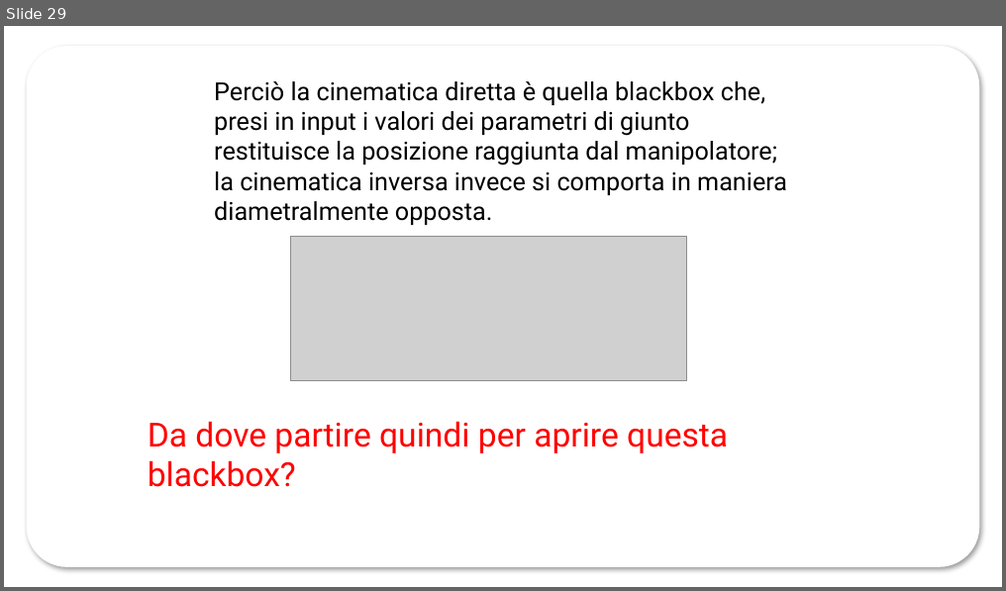
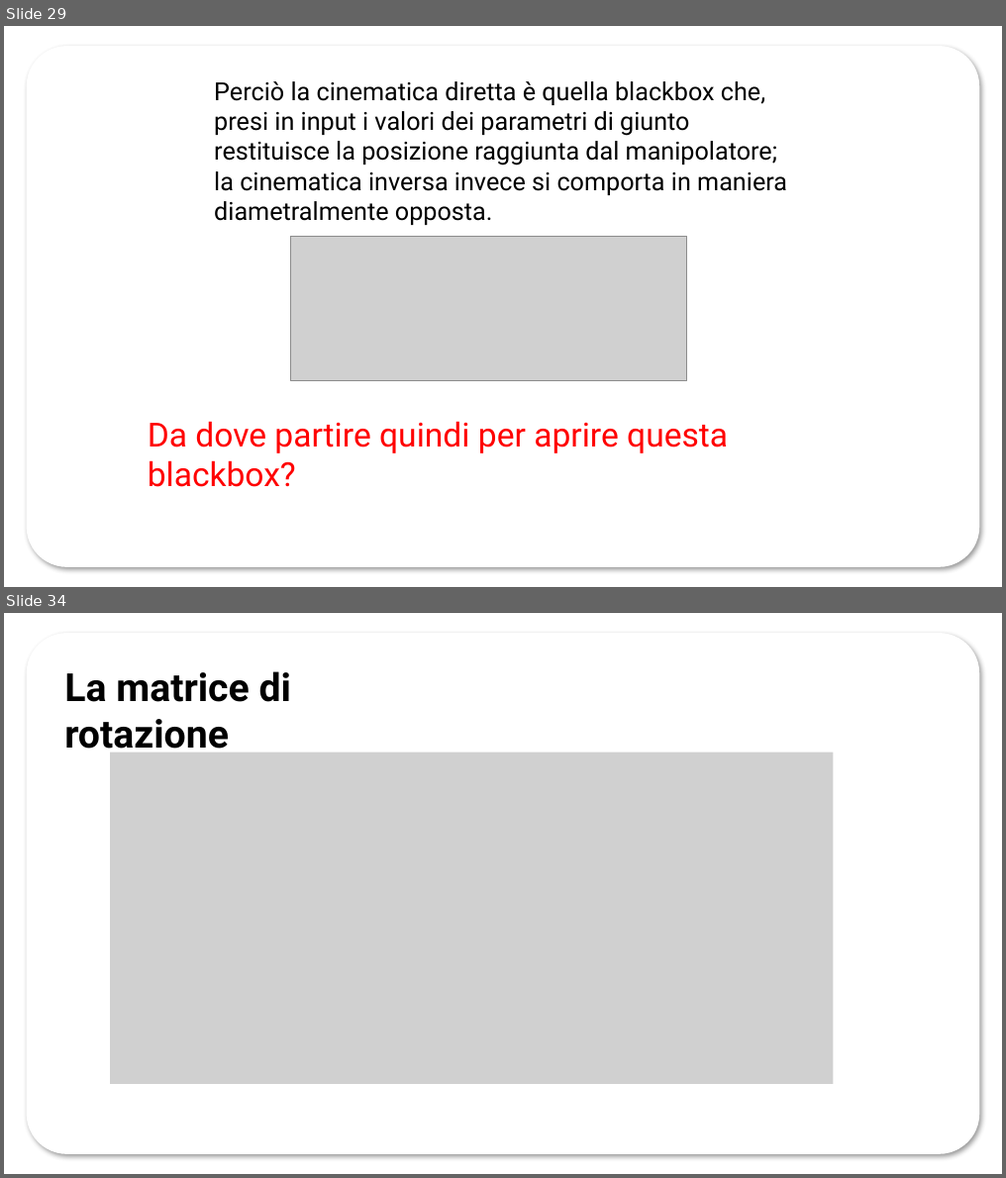
Before and after one commit to mpiffari/SourceCode_BachelorDegree, a slide deck: ABB_KMRosso.pptx. Shown one above the other, each under a label of ours: slide 29 before the commit, slides 29 and 34 after it; the slides between them are not shown. The pictures are 1006x591 and 1006x1178 pixels, drawn with LibreOffice and Linux fonts; fonts in the diff are those of the drawing; grey boxes stand for pictures; background and template pictures are left out. Boxes give left, top, right and bottom in pixels: in the first picture for what was removed or moved away, otherwise in the second. Text is boxed around its words. In the diff, an @@ line names an element or a change of style, - is before the commit and + after.

```diff
--- a/ABB_KMRosso.pptx
+++ b/ABB_KMRosso.pptx
@@ slide 34 added at bbox=[4, 613, 1002, 1174], background picture (left out); not listed: 1 template element that a slide beside it also shows @@
@@ text added at bbox=[64, 671, 291, 759], 28 pt, text #000000, bold @@
+La matrice di rotazione
@@ picture added at bbox=[110, 753, 833, 1085] @@
```
Also in this commit, not shown: 3 slides changed, 3 other slides added, 4 slides removed.
